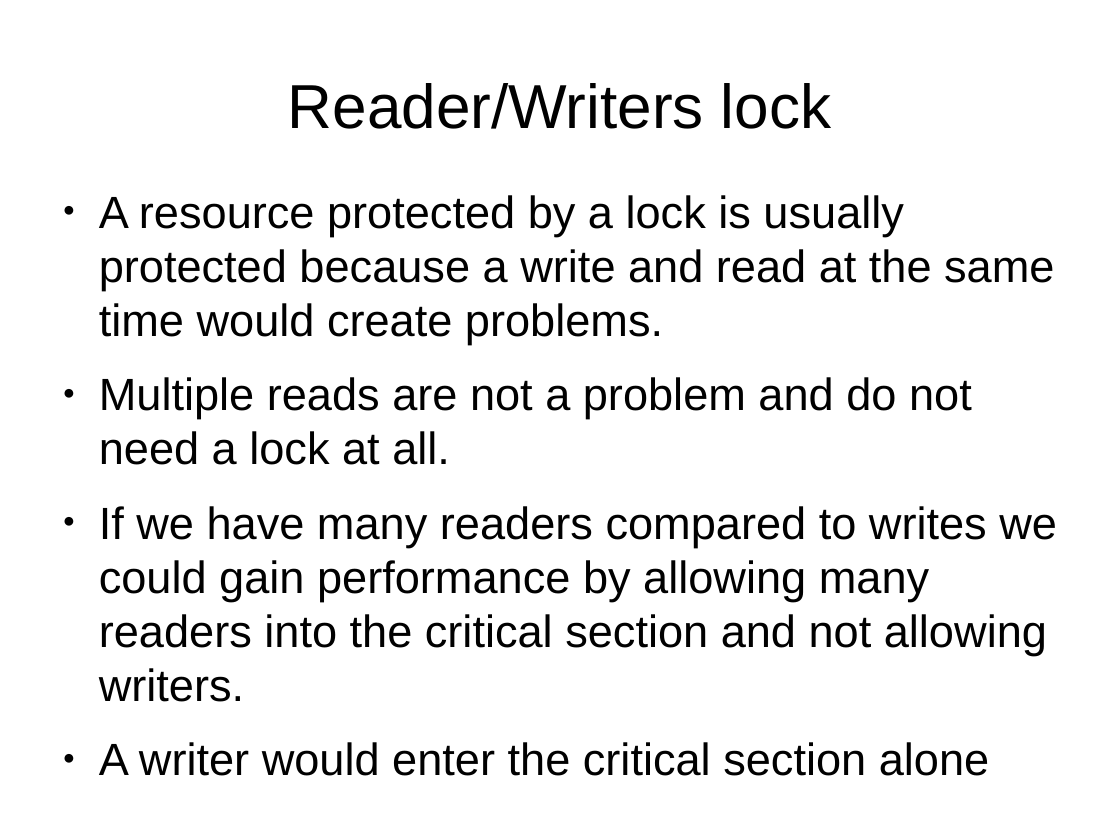
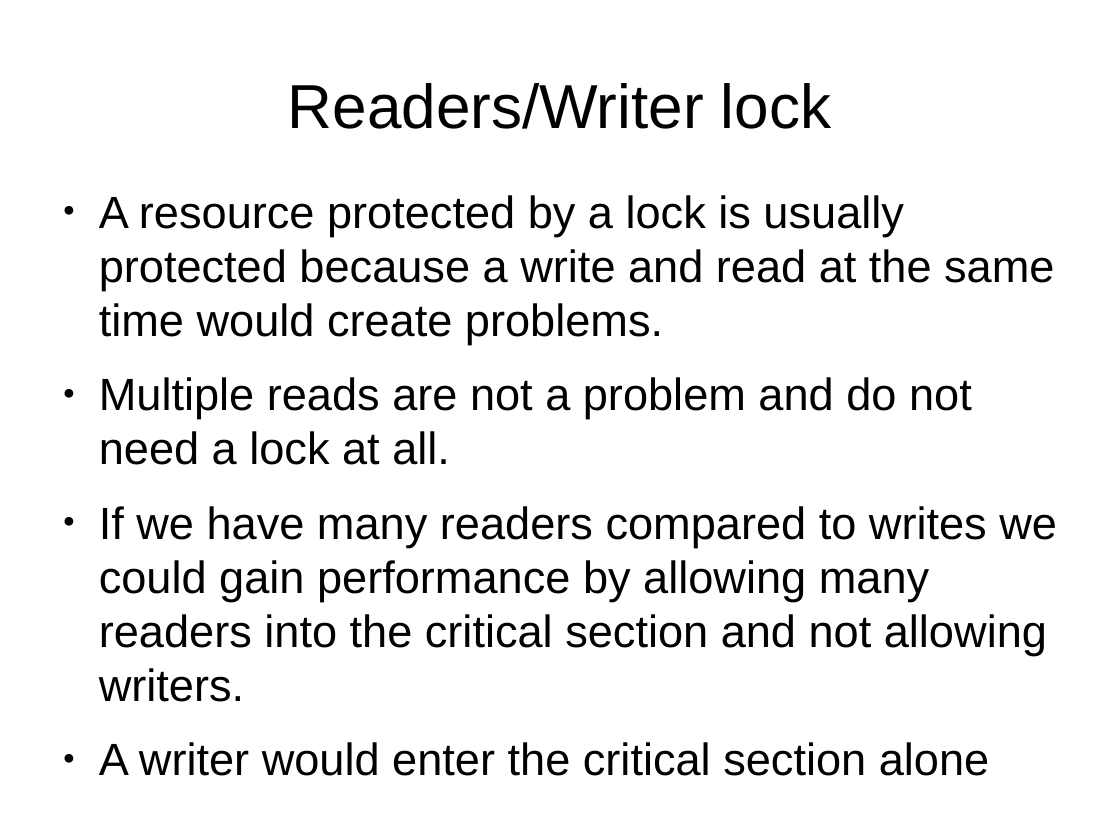
Before and after one commit to veltzer/demos-linux, a slide deck: slide 49 of multi_core/multicore.odp. Drawn at 1120x840 pixels with LibreOffice and Linux fonts; fonts in the diff are those of the drawing. Boxes give left, top, right and bottom in pixels: in the first picture for what was removed or moved away, otherwise in the second. Text is boxed around its words. In the diff, an @@ line names an element or a change of style, - is before the commit and + after.

```diff
--- a/multi_core/multicore.odp
+++ b/multi_core/multicore.odp
@@ title at box(288, 83, 831, 129): text changed @@
-Reader/Writers lock
+Readers/Writer lock
```
Also in this commit, not shown: 1 other slide changed, 4 other files.
